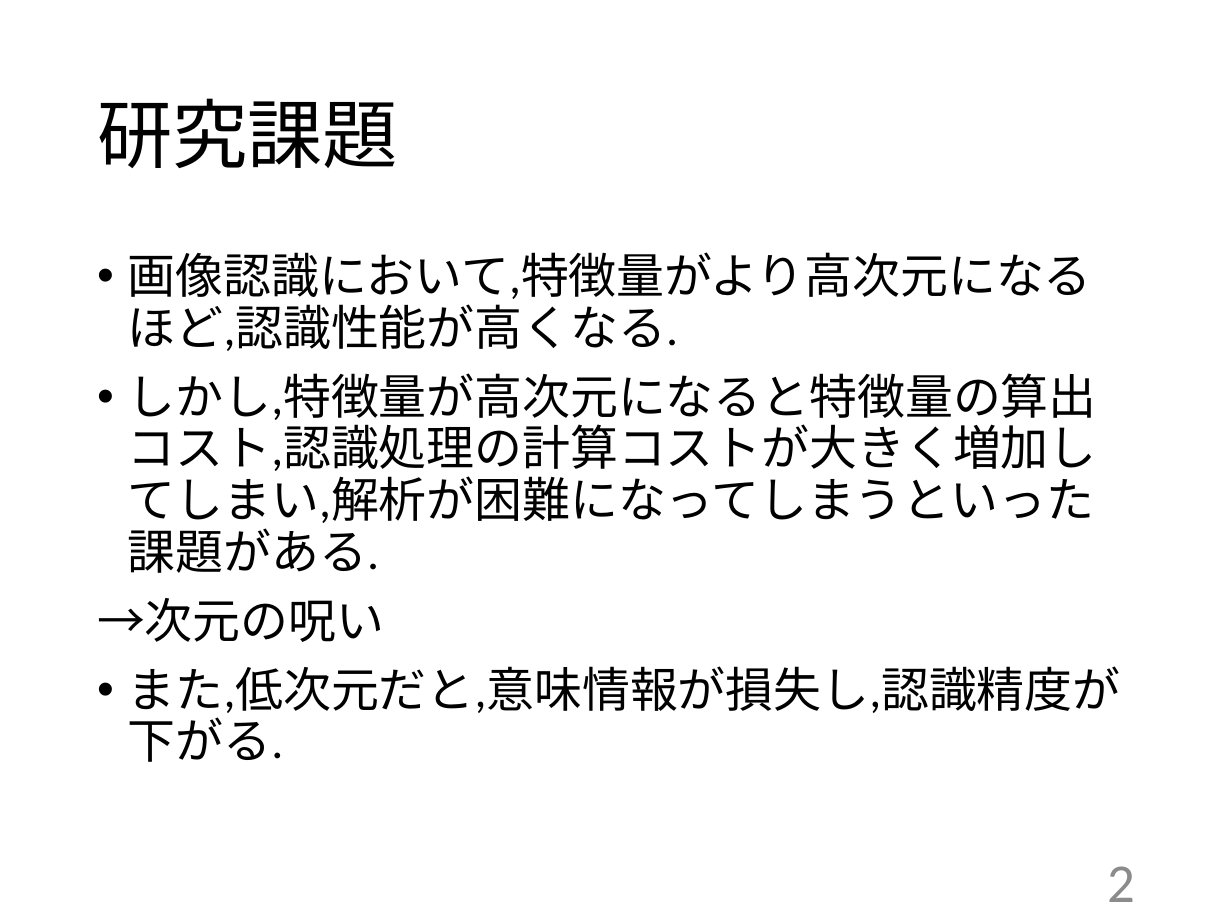
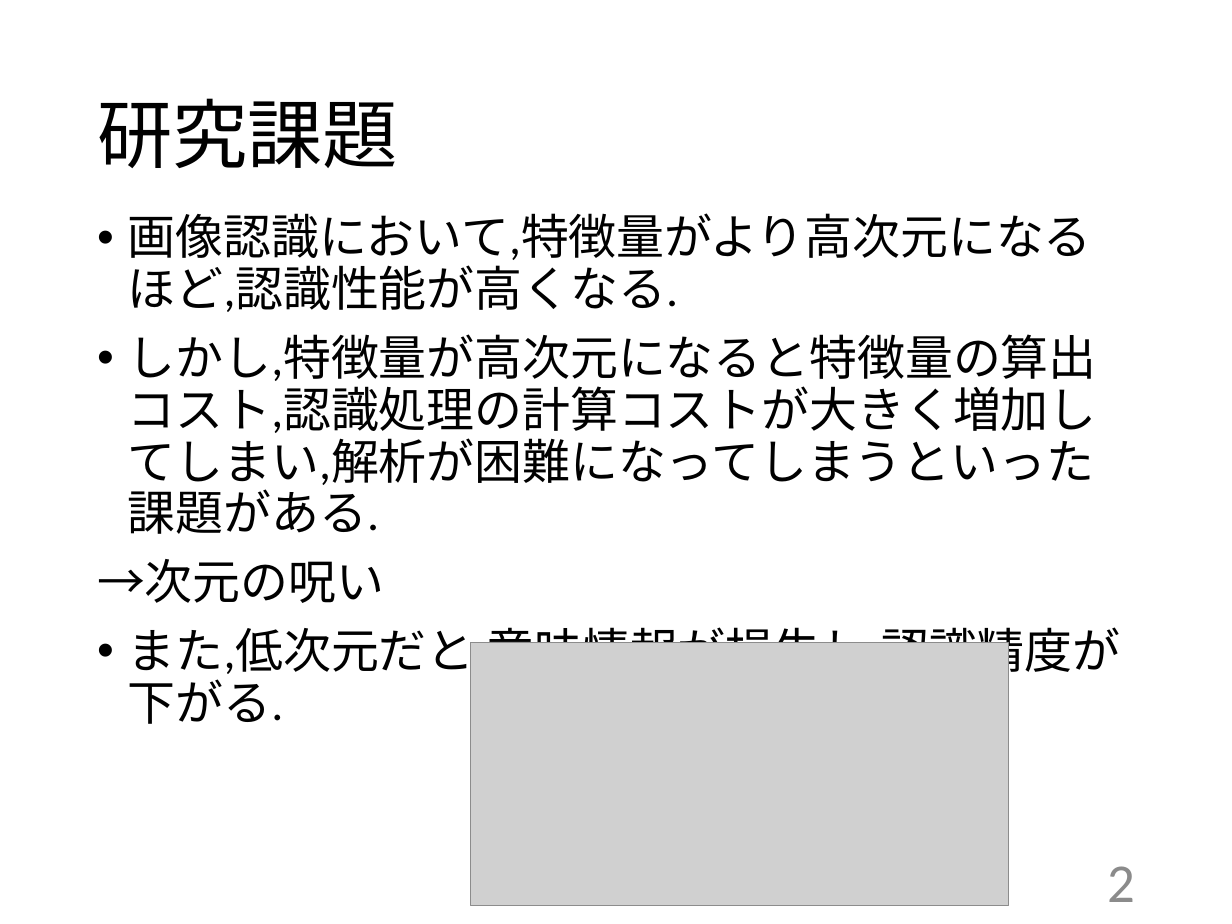
Before and after one commit to kait-takanolab/1821005-yoshioka-thesis, a slide deck: slide 2 of 1821005_中間発表.pptx. Drawn at 1232x924 pixels with LibreOffice and Linux fonts; fonts in the diff are those of the drawing; grey boxes stand for pictures. Boxes give left, top, right and bottom in pixels: in the first picture for what was removed or moved away, otherwise in the second. Text is boxed around its words. In the diff, an @@ line names an element or a change of style, - is before the commit and + after.

```diff
--- a/1821005_中間発表.pptx
+++ b/1821005_中間発表.pptx
@@ text "画像認識において,特徴量がより高次元になるほど,認識性能が高くなる.": place and size @@
-text "画像認識において,特徴量がより高次元になるほど,認識性能が高くなる." at [97,252,1121,762]
+text "画像認識において,特徴量がより高次元になるほど,認識性能が高くなる." at [97,213,1121,724]
@@ picture added at [471,643,1009,906] @@
```
Also in this commit, not shown: 2 other slides changed, 2 slides removed.
